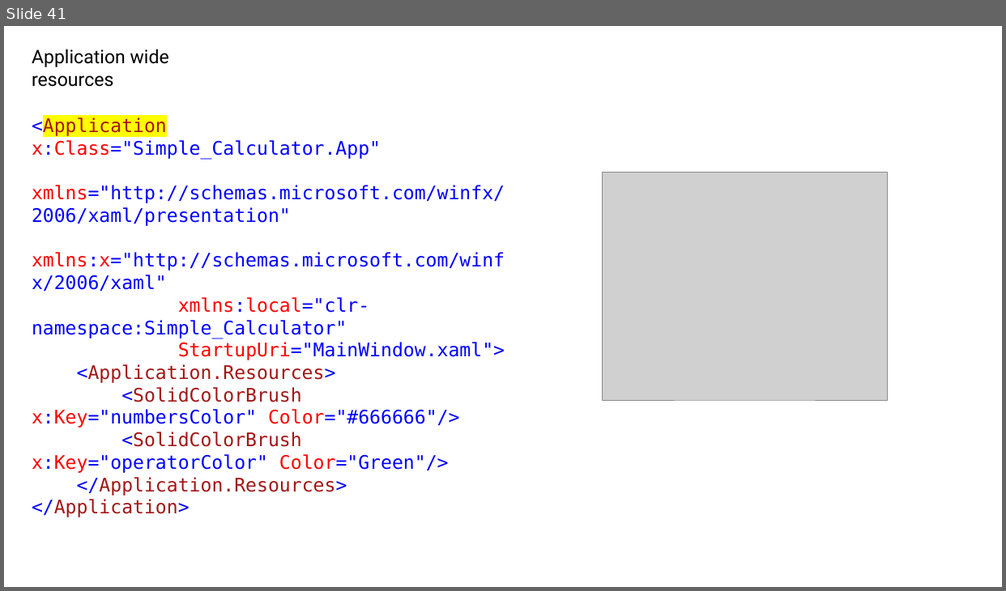
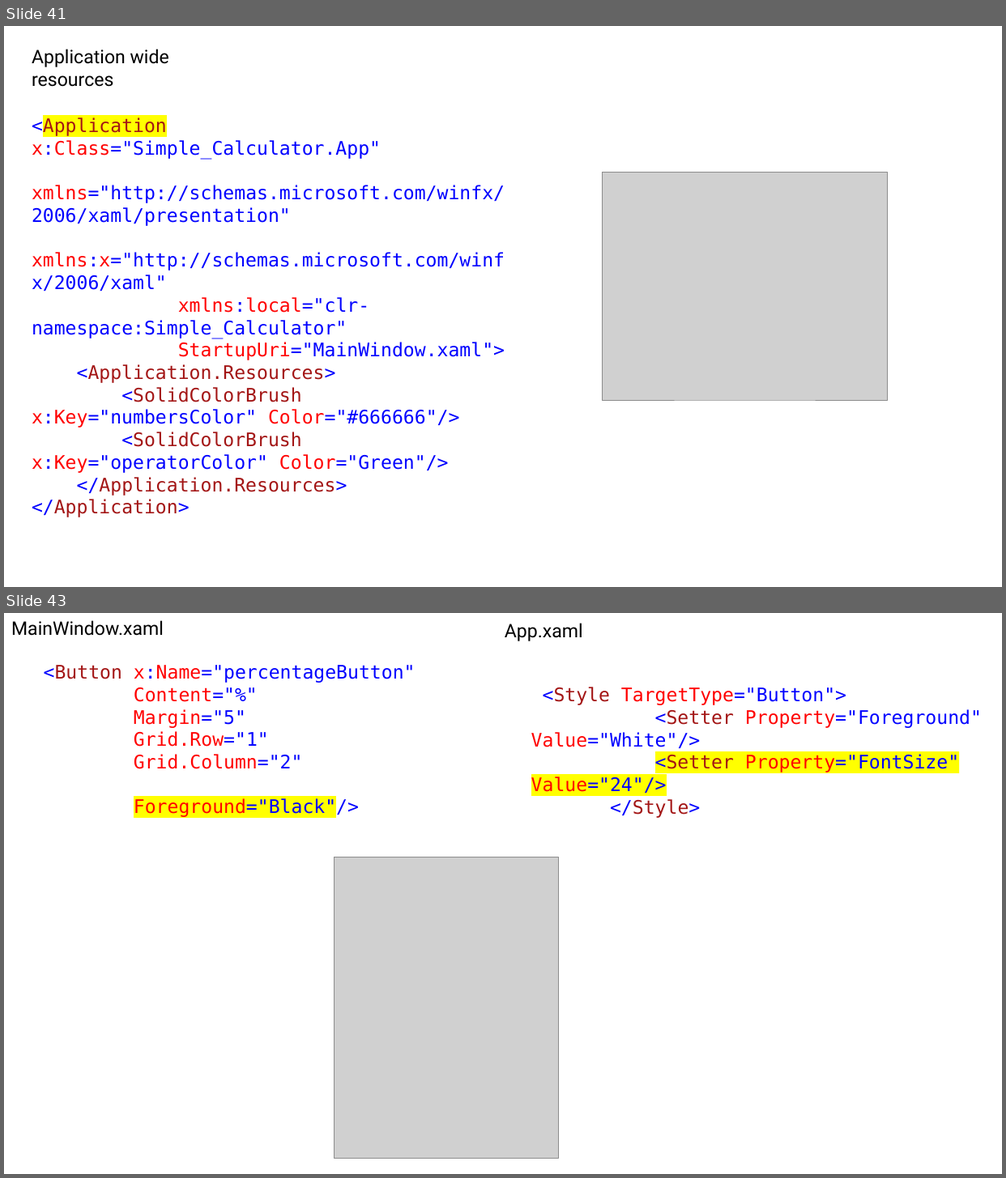
Before and after one commit to DanielZdebski/Simple-Calculator, a slide deck: Simple Calculator/presentation/My WPF notes.pptx. Shown one above the other, each under a label of ours: slide 41 before the commit, slides 41 and 43 after it; the slides between them are not shown. The pictures are 1006x591 and 1006x1178 pixels, drawn with LibreOffice and Linux fonts; fonts in the diff are those of the drawing; grey boxes stand for pictures. Boxes give left, top, right and bottom in pixels: in the first picture for what was removed or moved away, otherwise in the second. Text is boxed around its words. In the diff, an @@ line names an element or a change of style, - is before the commit and + after.

```diff
--- a/Simple Calculator/presentation/My WPF notes.pptx
+++ b/Simple Calculator/presentation/My WPF notes.pptx
@@ slide 43 added at [4, 613, 1002, 1174], background #FFFFFF @@
@@ text added at [11, 620, 164, 636], 18 pt, text #000000 @@
+MainWindow.xaml
@@ text added at [505, 623, 583, 641], 18 pt, text #000000 @@
+App.xaml
@@ text added at [44, 665, 415, 818], 18 pt, text #0000FF @@
+<Button x:Name="percentageButton"
+Content="%"
+Margin="5"
+Grid.Row="1"
+Grid.Column="2"
+Foreground="Black"/>
@@ text added at [531, 687, 982, 818], 18 pt, text #0000FF @@
+<Style TargetType="Button">
+<Setter Property="Foreground" Value="White"/>
+<Setter Property="FontSize" Value="24"/>
+</Style>
@@ picture added at [335, 857, 559, 1159] @@
```
Also in this commit, not shown: 13 other slides added, 14 slides removed, 14 other files.
